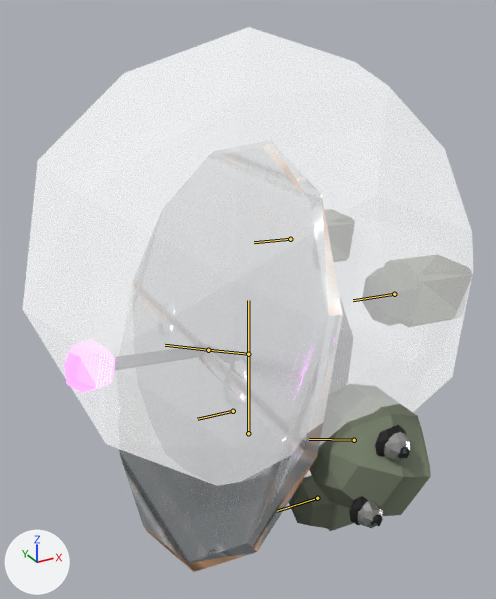
The glTF model public/creatures/dishling_shiny.glb as it was, and as the next commit left it.
Both versions are drawn from a camera (50 mm lens) standing at (-0.425, -0.771, 0.609) and looking at (-0.009, -0.014, 0.231). Lighting does not change. The marker at lower left points along +X, +Y and +Z. The first picture is the older version. Both versions are drawn at frame 11 of the action 'faint'; the numbers are the values there. The bones that change, and the others that lie on the model, are drawn over the model as lines.

The first picture shows 'dishling_shiny_body', 'dishling_shiny_glow0', 'dishling_shiny_glow1'.
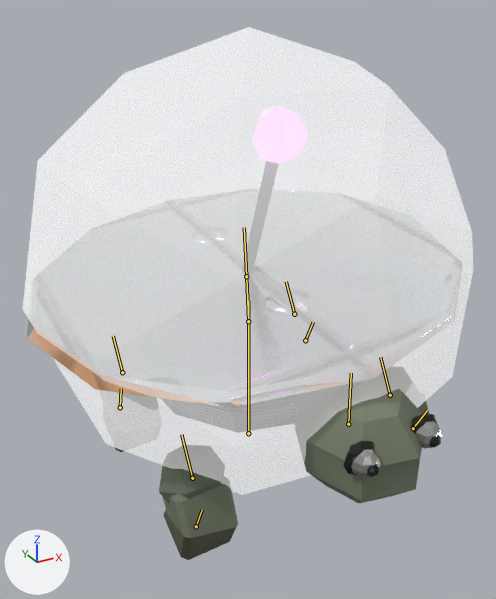
Pixel boxes [x1, y1, x2, y2] of what changed, in the pictures (496 x 599 px):
'dishling_shiny_body', posed (22% wider, 8% shorter): before [114, 140, 472, 572]; after [27, 161, 463, 560]
'dishling_shiny_glow0', posed (8% wider): before [64, 339, 115, 393]; after [253, 106, 308, 163]
'dishling_shiny_glow1', posed (106% wider, 53% shorter): before [373, 449, 407, 526]; after [370, 437, 441, 473]
bone 'body', root to tip: before (248, 354) to (208, 350); after (248, 321) to (246, 276)
bone 'leg_FL', root to tip: before (394, 294) to (353, 300); after (390, 395) to (380, 357)
bone 'leg_BL', root to tip: before (290, 239) to (254, 242); after (294, 314) to (286, 281)
bone 'leg_FR', root to tip: before (317, 498) to (277, 511); after (192, 478) to (181, 434)
bone 'leg_BR', root to tip: before (233, 411) to (197, 419); after (122, 372) to (113, 336)

What changed in the scene script:
```text
Change bone_body:
    where bone_body = bpy.data.objects['Armature'].pose.bones['body']  # child of 'root'
    bone_body.location: (0.0, -0.0848, 0.0) -> (0.0, -0.0327, 0.0)
    bone_body.rotation_quaternion: (0.82, 0.0, 0.0, 0.573) -> (0.998, 0.047, -0.002, 0.049)  # degrees (0, 0, 70) -> degrees (5, -1, 6)
    bone_body.scale: (1.0, 0.92, 1.0) -> (1.0, 0.99, 1.0)
Change bone_leg_fl:
    where bone_leg_fl = bpy.data.objects['Armature'].pose.bones['leg_FL']  # child of 'body'
    bone_leg_fl.rotation_quaternion: (0.992, 0.0, 0.0, 0.126) -> (0.976, -0.215, 0.002, 0.01)  # degrees (0, 0, 14) -> degrees (-25, 0, 1)
Change bone_leg_bl:
    where bone_leg_bl = bpy.data.objects['Armature'].pose.bones['leg_BL']  # child of 'body'
    bone_leg_bl.rotation_quaternion: (0.992, 0.0, 0.0, 0.126) -> (0.976, -0.215, 0.002, 0.01)  # degrees (0, 0, 14) -> degrees (-25, 0, 1)
Change bone_leg_fr:
    where bone_leg_fr = bpy.data.objects['Armature'].pose.bones['leg_FR']  # child of 'body'
    bone_leg_fr.rotation_quaternion: (0.992, 0.0, 0.0, 0.126) -> (0.976, -0.215, -0.002, -0.01)  # degrees (0, 0, 14) -> degrees (-25, 0, -1)
Change bone_leg_br:
    where bone_leg_br = bpy.data.objects['Armature'].pose.bones['leg_BR']  # child of 'body'
    bone_leg_br.rotation_quaternion: (0.992, 0.0, 0.0, 0.126) -> (0.976, -0.215, -0.002, -0.01)  # degrees (0, 0, 14) -> degrees (-25, 0, -1)
```
